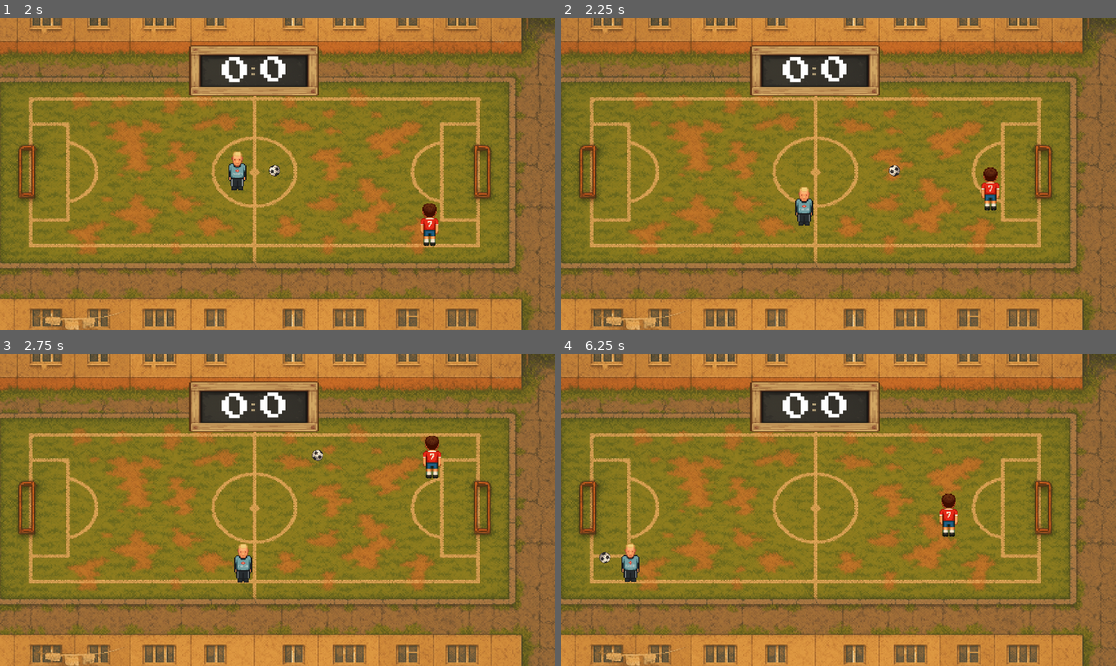
Above: before the commit, frames 1-4 (two rows, left to right).
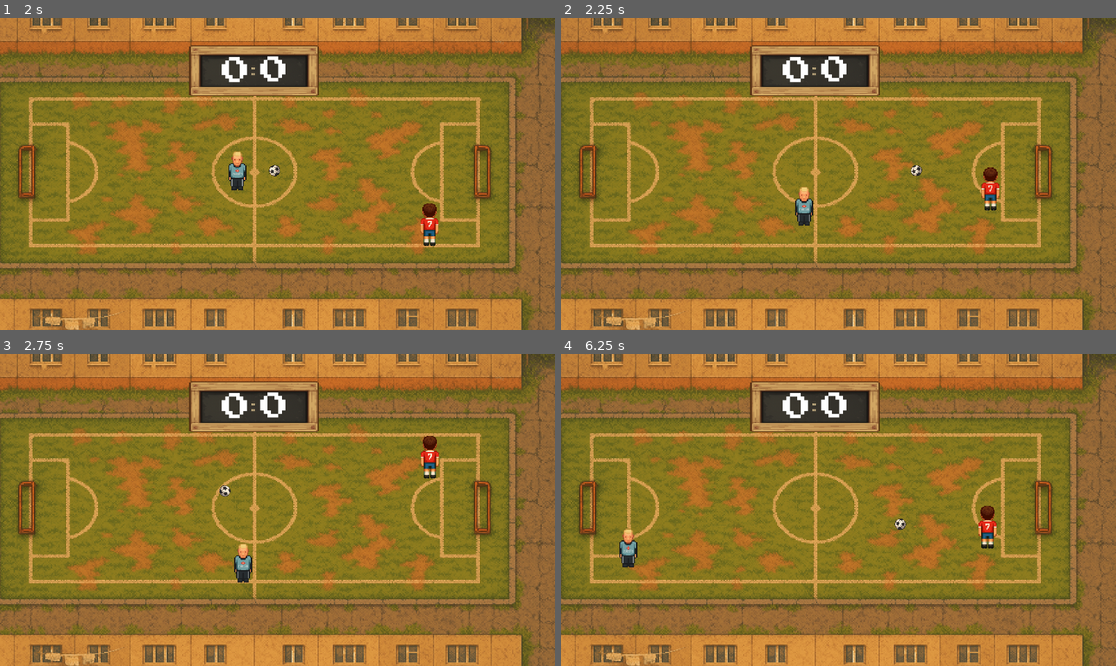
Above: after the commit, the same moments.

Repository: supervi5w4/footballpong
Game: Godot game, scene res://scenes/menu.tscn
The game is run twice, just before and just after one commit, with the same random seed, the same clock (stepped at 60 frames per second) and the same inputs.
Inputs:
- Up to frame 1 (2 s): click "Играть" at 0.5 s; hold Right (ui_right) from 1.28 s (still down)
- Up to frame 2 (2.25 s): release Right (ui_right) at 2.03 s; hold Down (ui_down) from 2.03 s (still down)
- Up to frame 3 (2.75 s): keep holding Down (ui_down)
- Up to frame 4 (6.25 s): release Down (ui_down) at 2.78 s; hold Right (ui_right) 2.78-3.53 s; hold Up (ui_up) 3.53-4.28 s; hold Left (ui_left) 4.28-5.78 s; hold Down (ui_down) from 5.78 s (still down)

Frame 1 is identical in both runs. In frame 2, 0.1% of the frame differs, in the area x 59-66%, y 47-51%; in frame 3, 0.4%; in frame 4, 1.3%, in the area x 6-79%, y 44-74%.

Commit message:
Add files via upload

Diff:
--- a/scripts/utils.gd
+++ b/scripts/utils.gd
@@ -1,11 +1,12 @@
 # ------------------------------------------------------------
-#  utils.gd – вспомогательные функции для Football Pong
-#  Godot 4.4.1 | GDScript 2.0
+# utils.gd – вспомогательные функции для Football Pong
+# Godot 4.4.1 | GDScript 2.0
 # ------------------------------------------------------------
 extends Node
 class_name Utils
 
 # Отражение мяча от ракетки с учётом спина (вращения)
+# speed_boost — добавочный множитель скорости от движения ракетки
 # Возвращает Dictionary:
 #   vel  – новый вектор скорости мяча после столкновения
 #   spin – добавленное вращение (для эффекта Магнуса)
@@ -13,15 +14,21 @@
 	old_vel: Vector2,
 	normal: Vector2,
 	paddle_vel: Vector2,
-	boost: float = 1.0
+	speed_boost: float = 0.0
 ) -> Dictionary:
-	# 1. Отражаем скорость от нормали (стандартный bounce)
-	var v_new: Vector2 = old_vel.bounce(normal) * boost
+	# 1. Отражаем скорость от нормали и добавляем прирост от движения ракетки
+	var v_new: Vector2 = old_vel.bounce(normal) * (1.0 + speed_boost)
 
 	# 2. Вычисляем спин (по вертикальной составляющей скорости ракетки)
 	#    — вниз = backspin, вверх = topspin
 	var spin: float = clamp(paddle_vel.y * 0.01, -200.0, 200.0)
 
-	return { "vel": v_new, "spin": spin }
+	return {
+		"vel": v_new,
+		"spin": spin
+	}
 
-# (Можно добавить и другие утилиты по мере роста проекта)
+# В будущем можно добавить:
+# - утилиту для ограничения позиции в пределах поля
+# - генератор случайного направления подачи
+# - функцию нормализации скорости до заданного диапазона
